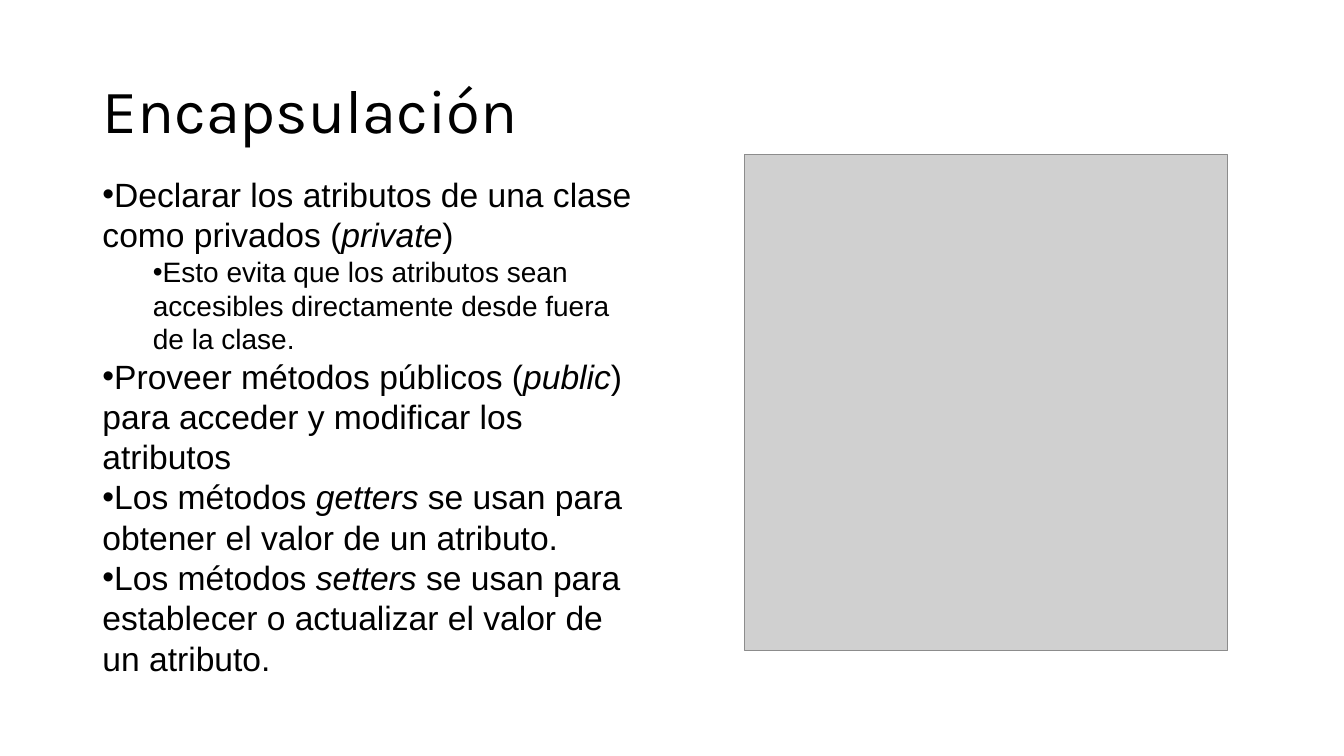
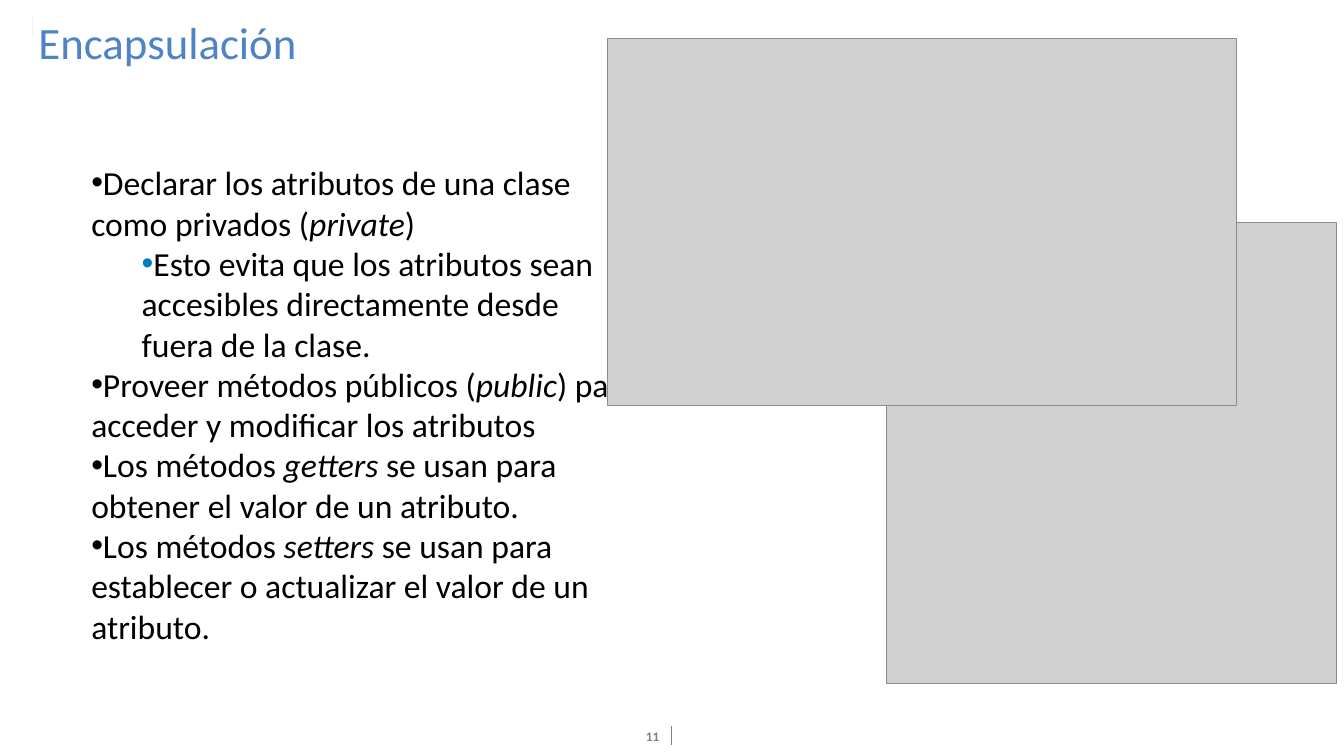
Before and after one commit to PelaezFrancisco/Presentacion_Java, a slide deck: slide 11 of Digital_Essentials-Java.pptx (slide 7 before the commit). Drawn at 1344x756 pixels with LibreOffice and Linux fonts; fonts in the diff are those of the drawing; grey boxes stand for pictures; background and template pictures are left out. Boxes give left, top, right and bottom in pixels: in the first picture for what was removed or moved away, otherwise in the second. Text is boxed around its words. In the diff, an @@ line names an element or a change of style, - is before the commit and + after.

```diff
--- a/Digital_Essentials-Java.pptx
+++ b/Digital_Essentials-Java.pptx
@@ rectangle added at <box>1,9,32,68</box>, fill #FFFFFF @@
@@ rectangle added at <box>10,15,32,36</box>, fill #4E84C4 @@
@@ title "Encapsulación": place and size @@
-title "Encapsulación" at <box>102,86,517,148</box>
+title "Encapsulación" at <box>38,28,296,66</box>
@@ title "Encapsulación" at <box>38,28,296,66</box>: size 44 to 32 pt, font Karla to Calibri, text colour #000000 to #4E84C4; vertical alignment middle to top @@
@@ picture added at <box>608,38,1236,406</box> @@
@@ text "Declarar los atributos de una ...": place and size @@
-text "Declarar los atributos de una ..." at <box>102,182,631,672</box>
+text "Declarar los atributos de una ..." at <box>91,171,636,640</box>
@@ text "Declarar los atributos de una ..." at <box>91,171,636,640</box>: font Arial to Calibri; size 20 to 24 pt in "Esto evita que los atributos sean accesibles ..." @@
@@ picture: place and size @@
-picture at <box>745,154,1228,650</box>
+picture at <box>887,222,1337,684</box>
@@ page number added at <box>646,732,659,741</box>, 9.3 pt, text #808080, bold @@
+11
@@ line added from (671, 727) to (671, 745), #808285 0.5 pt @@
```
Also in this commit, not shown: 34 other slides changed, 9 slides added.
